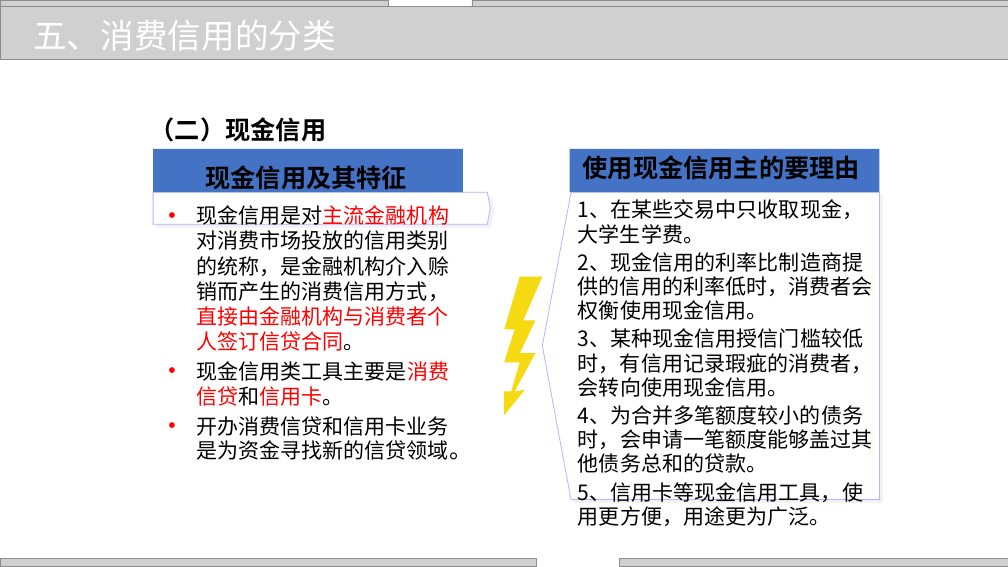
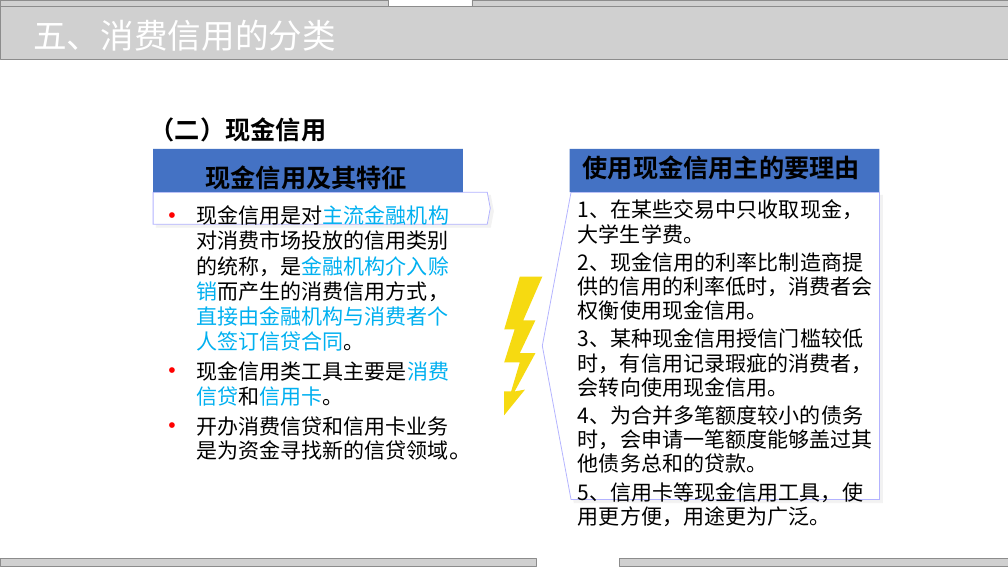
Before and after one commit to zhangjianzhang/internet_credit, a slide deck: slide 13 of files/slides/lecture_14.pptx. Drawn at 1008x567 pixels with LibreOffice and Linux fonts; fonts in the diff are those of the drawing; grey boxes stand for pictures; background and template pictures are left out. Boxes give left, top, right and bottom in pixels: in the first picture for what was removed or moved away, otherwise in the second. Text is boxed around its words. In the diff, an @@ line names an element or a change of style, - is before the commit and + after.

```diff
--- a/files/slides/lecture_14.pptx
+++ b/files/slides/lecture_14.pptx
@@ text at bbox=[197, 205, 449, 406]: text colour #FF0000 to #00B0F0 in "现金信用是对主流金融机构对消费市场投放的信用类别的统称，是金融机构介入赊销而产生的消费信用方式，直接由金融机构与消费者个 ...", "现金信用类工具主要是消费信贷和信用卡。"; text colour #000000 to #00B0F0 in "现金信用是对主流金融机构对消费市场投放的信用类别的统称，是金融机构介入赊销而产生的消费信用方式，直接由金融机构与消费者个 ..." @@
```
Also in this commit, not shown: 13 other slides changed, 6 other files.
